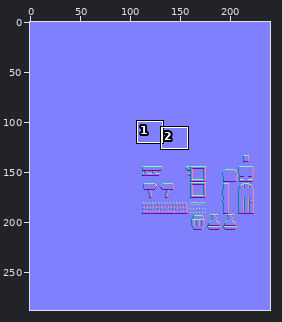
Sprite sheet: Assets/Sprites/Dungeon Tile Set_N 1.png. The picture above shows the old version from afar; the outline marks the close-up.
Close-up. As it was:
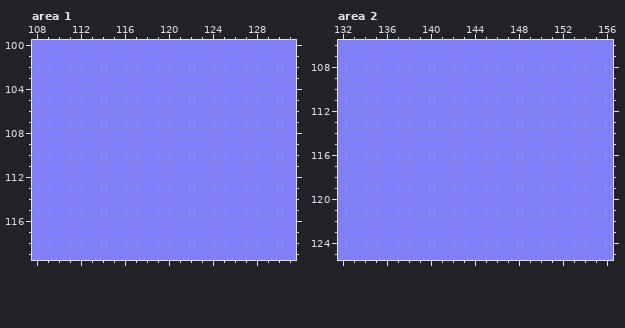
The file is 240x288 pixels. Shown: area 1: x 108..131, y 100..119; area 2: x 132..156, y 106..125. The commit also changed other parts of the picture, which this record leaves out.
And afterwards:
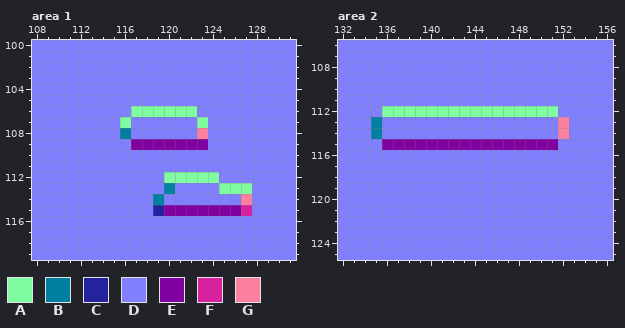
Palette (. is transparent): A #80fca0  B #0080a0  C #2323a0  D #8080ff  E #8000a0  F #d823a0  G #fc80a0
Diff:
--- area 1
@@ x 114..129 @@
 105 DDDDDDDDDDDDDDDD
-106 DDDDDDDDDDDDDDDD
-107 DDDDDDDDDDDDDDDD
-108 DDDDDDDDDDDDDDDD
-109 DDDDDDDDDDDDDDDD
+106 DDDAAAAAADDDDDDD
+107 DDADDDDDDADDDDDD
+108 DDBDDDDDDGDDDDDD
+109 DDDEEEEEEEDDDDDD
 110 DDDDDDDDDDDDDDDD
 111 DDDDDDDDDDDDDDDD
-112 DDDDDDDDDDDDDDDD
-113 DDDDDDDDDDDDDDDD
-114 DDDDDDDDDDDDDDDD
-115 DDDDDDDDDDDDDDDD
+112 DDDDDDAAAAADDDDD
+113 DDDDDDBDDDDAAADD
+114 DDDDDBDDDDDDDGDD
+115 DDDDDCEEEEEEEFDD
 116 DDDDDDDDDDDDDDDD
--- area 2
@@ x 132..156 @@
 111 DDDDDDDDDDDDDDDDDDDDDDDDD
-112 DDDDDDDDDDDDDDDDDDDDDDDDD
-113 DDDDDDDDDDDDDDDDDDDDDDDDD
-114 DDDDDDDDDDDDDDDDDDDDDDDDD
-115 DDDDDDDDDDDDDDDDDDDDDDDDD
+112 DDDDAAAAAAAAAAAAAAAADDDDD
+113 DDDBDDDDDDDDDDDDDDDDGDDDD
+114 DDDBDDDDDDDDDDDDDDDDGDDDD
+115 DDDDEEEEEEEEEEEEEEEEDDDDD
 116 DDDDDDDDDDDDDDDDDDDDDDDDD
Pixel boxes of the changes (left, top, right, bottom) in both close-ups:
changed: (120, 106, 252, 216)
changed: (371, 106, 569, 150)
